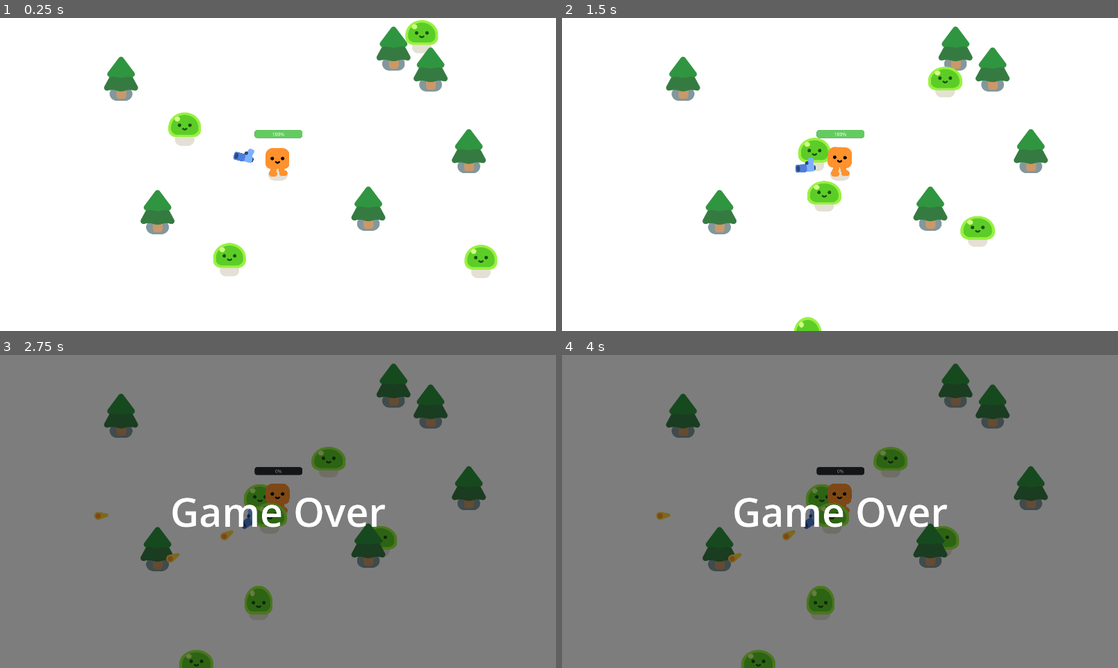
Above: before the commit, frames 1-4 (two rows, left to right).
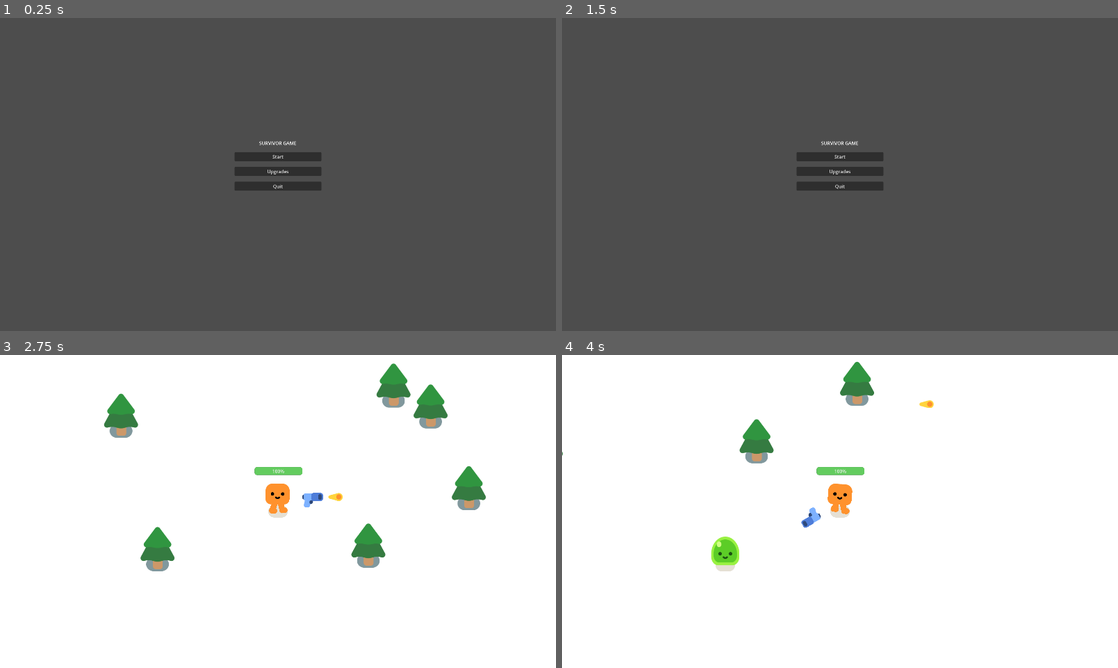
Above: after the commit, the same moments.

Repository: henr1quess/2d-project-assets
Game: Godot game, scene res://menu.tscn
The game is run twice, just before and just after one commit, with the same random seed, the same clock (stepped at 60 frames per second) and the same inputs. Before the commit the project starts from res://survivor_game.tscn.
Inputs (mouse positions are in pixels of both pictures, inside the frame that each line leads up to):
- Up to frame 1 (0.25 s): no input
- Up to frame 2 (1.5 s): click (840, 171) at 0.5 s, where only the run after the commit has a clickable "Upgrades"; click (840, 233) at 1.25 s, where only the run after the commit has a clickable "Voltar"
- Up to frame 3 (2.75 s): click (278, 492) at 2 s, where only the run after the commit has a clickable "Start"
- Up to frame 4 (4 s): hold D (move_right) 2.78-3.53 s; hold S (move_down) from 3.53 s (still down)

The runs differ from the first frame. In frame 1, 100% of the frame differs, in the area x 0-100%, y 0-100%; in frame 2, 100%; in frame 3, 99%; in frame 4, 99%.

Commit message:
Claude - menu upgrades, coin drops e retry button

Diff:
--- a/bullet.gd
+++ b/bullet.gd
@@ -5,6 +5,7 @@
 
 var direction: Vector2 = Vector2.RIGHT
 var start_position: Vector2
+var damage: int = 1
 
 func _ready() -> void:
 	direction = Vector2.RIGHT.rotated(global_rotation)
@@ -17,5 +18,5 @@
 
 func _on_body_entered(body: Node2D) -> void:
 	if body.has_method("take_damage"):
-		body.take_damage()
+		body.take_damage(damage)
 	queue_free()
--- /dev/null
+++ b/coin_pickup.gd
@@ -0,0 +1,9 @@
+extends Area2D
+
+@export var coin_value: int = 1
+
+
+func _on_body_entered(body: Node2D) -> void:
+	if body.name == "Player":
+		GameState.add_coins(coin_value)
+		queue_free()
--- /dev/null
+++ b/coin_pickup.tscn
@@ -0,0 +1,29 @@
+[gd_scene format=3 uid="uid://cr2n07heunk3a"]
+
+[ext_resource type="Script" uid="uid://bprihm81tk40f" path="res://coin_pickup.gd" id="1_coin"]
+[ext_resource type="Texture2D" uid="uid://bllqcqek8t8y3" path="res://coin/coin.png" id="2_f4i30"]
+
+[sub_resource type="ImageTexture" id="ImageTexture_gfo33"]
+
+[sub_resource type="CircleShape2D" id="CircleShape2D_coin"]
+radius = 20.0
+
+[node name="CoinPickup" type="Area2D" unique_id=70925400]
+scale = Vector2(2.4413955, 2.4413955)
+collision_layer = 0
+script = ExtResource("1_coin")
+
+[node name="Sprite2D" type="Sprite2D" parent="." unique_id=2000249829]
+position = Vector2(0.6, 0)
+scale = Vector2(-0.3, 0.3)
+texture = SubResource("ImageTexture_gfo33")
+
+[node name="Coin" type="Sprite2D" parent="Sprite2D" unique_id=261186129]
+position = Vector2(1.9999981, 2.3841858e-07)
+scale = Vector2(0.27018228, 0.27018228)
+texture = ExtResource("2_f4i30")
+
+[node name="CollisionShape2D" type="CollisionShape2D" parent="." unique_id=1251433249]
+shape = SubResource("CircleShape2D_coin")
+
+[connection signal="body_entered" from="." to="." method="_on_body_entered"]
--- /dev/null
+++ b/game_over.gd
@@ -0,0 +1,11 @@
+extends Control
+
+
+func _on_retry_button_pressed() -> void:
+	get_tree().paused = false
+	get_tree().change_scene_to_file("res://survivor_game.tscn")
+
+
+func _on_menu_button_pressed() -> void:
+	get_tree().paused = false
+	get_tree().change_scene_to_file("res://menu.tscn")
--- /dev/null
+++ b/game_over.tscn
@@ -0,0 +1,53 @@
+[gd_scene load_steps=2 format=3]
+
+[ext_resource type="Script" path="res://game_over.gd" id="1_gameover"]
+
+[node name="GameOver" type="Control"]
+layout_mode = 3
+anchors_preset = 15
+anchor_right = 1.0
+anchor_bottom = 1.0
+grow_horizontal = 2
+grow_vertical = 2
+process_mode = 3
+script = ExtResource("1_gameover")
+
+[node name="ColorRect" type="ColorRect" parent="."]
+layout_mode = 1
+anchors_preset = 15
+anchor_right = 1.0
+anchor_bottom = 1.0
+grow_horizontal = 2
+grow_vertical = 2
+color = Color(0, 0, 0, 0.5)
+
+[node name="VBoxContainer" type="VBoxContainer" parent="."]
+layout_mode = 1
+anchors_preset = 8
+anchor_left = 0.5
+anchor_top = 0.5
+anchor_right = 0.5
+anchor_bottom = 0.5
+offset_left = -150.0
+offset_top = -100.0
+offset_right = 150.0
+offset_bottom = 100.0
+grow_horizontal = 2
+grow_vertical = 2
+theme_override_constants/separation = 20
+
+[node name="Title" type="Label" parent="VBoxContainer"]
+layout_mode = 2
+text = "GAME OVER"
+horizontal_alignment = 1
+
+[node name="RetryButton" type="Button" parent="VBoxContainer"]
+layout_mode = 2
+text = "Retry"
+
+[node name="MenuButton" type="Button" parent="VBoxContainer"]
+layout_mode = 2
+text = "Back to Menu"
+
+[connection signal="pressed" from="VBoxContainer/RetryButton" to="." method="_on_retry_button_pressed"]
+[connection signal="pressed" from="VBoxContainer/MenuButton" to="." method="_on_menu_button_pressed"]
--- /dev/null
+++ b/game_state.gd
@@ -0,0 +1,138 @@
+extends Node
+
+# ── Dados persistentes ──
+var coins: int = 0
+var upgrade_damage_level: int = 0
+var upgrade_health_level: int = 0
+var revive_owned: bool = false
+
+# ── Constantes de upgrade ──
+const MAX_UPGRADE_LEVEL: int = 10
+
+const DAMAGE_BASE_COST: int = 20
+const DAMAGE_COST_INCREMENT: int = 10
+const DAMAGE_PER_LEVEL: int = 1
+
+const HEALTH_BASE_COST: int = 30
+const HEALTH_COST_INCREMENT: int = 15
+const HEALTH_BONUS_PER_LEVEL: float = 0.1
+
+const REVIVE_COST: int = 500
+
+# ── Caminho do save ──
+const SAVE_PATH: String = "user://save_data.json"
+
+
+func _ready() -> void:
+	load_game()
+
+
+# ── Custos ──
+
+func get_damage_cost() -> int:
+	return DAMAGE_BASE_COST + DAMAGE_COST_INCREMENT * upgrade_damage_level
+
+
+func get_health_cost() -> int:
+	return HEALTH_BASE_COST + HEALTH_COST_INCREMENT * upgrade_health_level
+
+
+func get_revive_cost() -> int:
+	return REVIVE_COST
+
+
+# ── Verificação de compra ──
+
+func can_buy_damage() -> bool:
+	return upgrade_damage_level < MAX_UPGRADE_LEVEL and coins >= get_damage_cost()
+
+
+func can_buy_health() -> bool:
+	return upgrade_health_level < MAX_UPGRADE_LEVEL and coins >= get_health_cost()
+
+
+func can_buy_revive() -> bool:
+	return not revive_owned and coins >= get_revive_cost()
+
+
+# ── Compra ──
+
+func buy_damage() -> bool:
+	if not can_buy_damage():
+		return false
+	coins -= get_damage_cost()
+	upgrade_damage_level += 1
+	save_game()
+	return true
+
+
+func buy_health() -> bool:
+	if not can_buy_health():
+		return false
+	coins -= get_health_cost()
+	upgrade_health_level += 1
+	save_game()
+	return true
+
+
+func buy_revive() -> bool:
+	if not can_buy_revive():
+		return false
+	coins -= get_revive_cost()
+	revive_owned = true
+	save_game()
+	return true
+
+
+# ── Cálculos de gameplay ──
+
+func get_bonus_damage() -> int:
+	return DAMAGE_PER_LEVEL * upgrade_damage_level
+
+
+func get_max_health(base_health: float) -> float:
+	return base_health * (1.0 + HEALTH_BONUS_PER_LEVEL * upgrade_health_level)
+
+
+# ── Save / Load ──
+
+func save_game() -> void:
+	var data := {
+		"coins": coins,
+		"upgrade_damage_level": upgrade_damage_level,
+		"upgrade_health_level": upgrade_health_level,
+		"revive_owned": revive_owned,
+	}
+	var json_string := JSON.stringify(data)
+	var file := FileAccess.open(SAVE_PATH, FileAccess.WRITE)
+	if file:
+		file.store_string(json_string)
+		file.close()
+
+
+func load_game() -> void:
+	if not FileAccess.file_exists(SAVE_PATH):
+		return
+	var file := FileAccess.open(SAVE_PATH, FileAccess.READ)
+	if not file:
+		return
+	var json_string := file.get_as_text()
+	file.close()
+
+	var json := JSON.new()
+	var error := json.parse(json_string)
+	if error != OK:
+		return
+
+	var data: Dictionary = json.data
+	coins = data.get("coins", 0)
+	upgrade_damage_level = data.get("upgrade_damage_level", 0)
+	upgrade_health_level = data.get("upgrade_health_level", 0)
+	revive_owned = data.get("revive_owned", false)
+
+
+# ── Adicionar moedas ──
+
+func add_coins(amount: int) -> void:
+	coins += amount
+	save_game()
--- a/gun.gd
+++ b/gun.gd
@@ -12,6 +12,10 @@
 	var new_bullet = BULLET.instantiate()
 	new_bullet.global_position = %ShootingPoint.global_position
 	new_bullet.global_rotation = %ShootingPoint.global_rotation
+	# Aplica dano do player (base + upgrade)
+	var player_node = get_parent()
+	if player_node.has_method("get_total_damage"):
+		new_bullet.damage = player_node.get_total_damage()
 	get_tree().current_scene.add_child(new_bullet)
 
 
--- /dev/null
+++ b/menu.gd
@@ -0,0 +1,13 @@
+extends Control
+
+
+func _on_start_button_pressed() -> void:
+	get_tree().change_scene_to_file("res://survivor_game.tscn")
+
+
+func _on_upgrades_button_pressed() -> void:
+	get_tree().change_scene_to_file("res://upgrades_menu.tscn")
+
+
+func _on_quit_button_pressed() -> void:
+	get_tree().quit()
--- /dev/null
+++ b/menu.tscn
@@ -0,0 +1,49 @@
+[gd_scene load_steps=2 format=3]
+
+[ext_resource type="Script" path="res://menu.gd" id="1_menu"]
+
+[node name="Menu" type="Control"]
+layout_mode = 3
+anchors_preset = 15
+anchor_right = 1.0
+anchor_bottom = 1.0
+grow_horizontal = 2
+grow_vertical = 2
+script = ExtResource("1_menu")
+
+[node name="VBoxContainer" type="VBoxContainer" parent="."]
+layout_mode = 1
+anchors_preset = 8
+anchor_left = 0.5
+anchor_top = 0.5
+anchor_right = 0.5
+anchor_bottom = 0.5
+offset_left = -150.0
+offset_top = -120.0
+offset_right = 150.0
+offset_bottom = 120.0
+grow_horizontal = 2
+grow_vertical = 2
+theme_override_constants/separation = 20
+
+[node name="Title" type="Label" parent="VBoxContainer"]
+layout_mode = 2
+text = "SURVIVOR GAME"
+horizontal_alignment = 1
+vertical_alignment = 1
+
+[node name="StartButton" type="Button" parent="VBoxContainer"]
+layout_mode = 2
+text = "Start"
+
+[node name="UpgradesButton" type="Button" parent="VBoxContainer"]
+layout_mode = 2
+text = "Upgrades"
+
+[node name="QuitButton" type="Button" parent="VBoxContainer"]
+layout_mode = 2
+text = "Quit"
+
+[connection signal="pressed" from="VBoxContainer/StartButton" to="." method="_on_start_button_pressed"]
+[connection signal="pressed" from="VBoxContainer/UpgradesButton" to="." method="_on_upgrades_button_pressed"]
+[connection signal="pressed" from="VBoxContainer/QuitButton" to="." method="_on_quit_button_pressed"]
--- a/mob.gd
+++ b/mob.gd
@@ -1,4 +1,6 @@
 extends CharacterBody2D
+
+const COIN_SCENE = preload("res://coin_pickup.tscn")
 
 var health = 3
 
@@ -12,13 +14,23 @@
 	velocity = direction * 200
 	move_and_slide()
 
-func take_damage():
-	health -= 1
+func take_damage(amount: int = 1):
+	health -= amount
 	%Slime.play_hurt()
 
-	if health == 0:
-		queue_free()
-		const SMOKE_SCENE = preload("res://smoke_explosion/smoke_explosion.tscn")
-		var smoke = SMOKE_SCENE.instantiate()
-		get_parent().add_child(smoke)
-		smoke.global_position = global_position
+	if health <= 0:
+		_die.call_deferred()
+
+func _die() -> void:
+	# Drop moeda
+	var coin = COIN_SCENE.instantiate()
+	coin.global_position = global_position
+	get_parent().add_child(coin)
+
+	# Efeito de morte
+	const SMOKE_SCENE = preload("res://smoke_explosion/smoke_explosion.tscn")
+	var smoke = SMOKE_SCENE.instantiate()
+	smoke.global_position = global_position
+	get_parent().add_child(smoke)
+
+	queue_free()
--- a/player.gd
+++ b/player.gd
@@ -2,14 +2,32 @@
 
 signal health_depleted
 
-const MAX_HEALTH: float = 100.0
-var health: float = MAX_HEALTH
+const BASE_MAX_HEALTH: float = 100.0
+const BASE_DAMAGE: int = 1
+const DAMAGE_RATE: float = 50.0
+const INVINCIBILITY_DURATION: float = 3.0
 
-const DAMAGE_RATE: float = 50.0
+var max_health: float = BASE_MAX_HEALTH
+var health: float = BASE_MAX_HEALTH
+var bonus_damage: int = 0
+
+# ── Revive (dados da run) ──
+var revive_used_this_run: bool = false
+var is_invincible: bool = false
+
+const EXPLOSION_SCENE = preload("res://revive_explosion.tscn")
+
 
 func _ready() -> void:
-	%ProgressBar.max_value = MAX_HEALTH
+	# Aplica upgrades do GameState
+	bonus_damage = GameState.get_bonus_damage()
+	max_health = GameState.get_max_health(BASE_MAX_HEALTH)
+	health = max_health
+
+	%ProgressBar.max_value = max_health
 	%ProgressBar.value = health
+	_update_coin_label()
+
 
 func _physics_process(delta: float) -> void:
 	var direction = Input.get_vector("move_left", "move_right", "move_up", "move_down")
@@ -21,12 +39,64 @@
 	else:
 		%HappyBoo.play_idle_animation()
 
-	var overlapping_mobs = %HurtBox.get_overlapping_bodies()
-	if overlapping_mobs.size() > 0:
-		health -= DAMAGE_RATE * overlapping_mobs.size() * delta
-		health = max(health, 0.0)
+	# Atualiza moedas na HUD
+	_update_coin_label()
 
+	# Dano dos mobs
+	if not is_invincible:
+		var overlapping_mobs = %HurtBox.get_overlapping_bodies()
+		if overlapping_mobs.size() > 0:
+			health -= DAMAGE_RATE * overlapping_mobs.size() * delta
+			health = max(health, 0.0)
+			%ProgressBar.value = health
+
+			if health <= 0.0:
+				_try_revive()
+
+
+func get_total_damage() -> int:
+	return BASE_DAMAGE + bonus_damage
+
+
+func _try_revive() -> void:
+	if GameState.revive_owned and not revive_used_this_run:
+		# Revive!
+		revive_used_this_run = true
+		health = max_health
 		%ProgressBar.value = health
 
-		if health <= 0.0:
-			health_depleted.emit()
+		# Invencibilidade temporária
+		is_invincible = true
+		_start_invincibility_timer()
+
+		# Explosão de revive
+		var explosion = EXPLOSION_SCENE.instantiate()
+		explosion.global_position = global_position
+		get_tree().current_scene.add_child(explosion)
+	else:
+		health_depleted.emit()
+
+
+func _start_invincibility_timer() -> void:
+	var timer = get_tree().create_timer(INVINCIBILITY_DURATION)
+	timer.timeout.connect(_on_invincibility_ended)
+
+	# Efeito visual: piscar durante invencibilidade
+	_blink_effect()
+
+
+func _on_invincibility_ended() -> void:
+	is_invincible = false
+	%HappyBoo.modulate.a = 1.0
+
+
+func _blink_effect() -> void:
+	while is_invincible:
+		%HappyBoo.modulate.a = 0.3
+		await get_tree().create_timer(0.15).timeout
+		%HappyBoo.modulate.a = 1.0
+		await get_tree().create_timer(0.15).timeout
+
+
+func _update_coin_label() -> void:
+	%CoinLabel.text = "Moedas: " + str(GameState.coins)
--- a/player.tscn
+++ b/player.tscn
@@ -57,3 +57,14 @@
 theme_override_styles/background = SubResource("StyleBoxFlat_i3pqv")
 theme_override_styles/fill = SubResource("StyleBoxFlat_hqtel")
 value = 100.0
+
+[node name="CoinHUD" type="CanvasLayer" parent="."]
+
+[node name="CoinLabel" type="Label" parent="CoinHUD"]
+unique_name_in_owner = true
+offset_left = 20.0
+offset_top = 20.0
+offset_right = 300.0
+offset_bottom = 60.0
+theme_override_font_sizes/font_size = 28
+text = "Moedas: 0"
--- a/project.godot
+++ b/project.godot
@@ -75,9 +75,13 @@
 [application]
 
 config/name="Your First 2D Game With Godot 4: START (GDQuest)"
-run/main_scene="uid://bvp0oy6d34s7n"
+run/main_scene="res://menu.tscn"
 config/features=PackedStringArray("4.6", "Forward Plus")
 config/icon="res://icon.png"
+
+[autoload]
+
+GameState="*res://game_state.gd"
 
 [display]
 
--- /dev/null
+++ b/revive_explosion.gd
@@ -0,0 +1,22 @@
+extends Area2D
+
+const REVIVE_DAMAGE: int = 5
+
+
+func _ready() -> void:
+	# Dá dano em todos os inimigos próximos
+	await get_tree().physics_frame
+	var bodies = get_overlapping_bodies()
+	for body in bodies:
+		if body.has_method("take_damage"):
+			body.take_damage(REVIVE_DAMAGE)
+
+	# Efeito visual (reutiliza o smoke_explosion)
+	const SMOKE_SCENE = preload("res://smoke_explosion/smoke_explosion.tscn")
+	var smoke = SMOKE_SCENE.instantiate()
+	smoke.global_position = global_position
+	get_parent().add_child(smoke)
+
+	# Remove após o frame
+	await get_tree().create_timer(0.1).timeout
+	queue_free()
--- /dev/null
+++ b/revive_explosion.tscn
@@ -0,0 +1,14 @@
+[gd_scene load_steps=3 format=3]
+
+[ext_resource type="Script" path="res://revive_explosion.gd" id="1_revive"]
+
+[sub_resource type="CircleShape2D" id="CircleShape2D_revive"]
+radius = 150.0
+
+[node name="ReviveExplosion" type="Area2D"]
+collision_layer = 0
+collision_mask = 2
+script = ExtResource("1_revive")
+
+[node name="CollisionShape2D" type="CollisionShape2D" parent="."]
+shape = SubResource("CircleShape2D_revive")
--- a/survivor_game.gd
+++ b/survivor_game.gd
@@ -1,6 +1,7 @@
 extends Node2D
 
 const MOB_SCENE: PackedScene = preload("res://mob.tscn")
+const GAME_OVER_SCENE: PackedScene = preload("res://game_over.tscn")
 
 @export var mobs_per_tick: int = 1
 
@@ -19,5 +20,8 @@
 
 
 func _on_player_health_depleted():
+	# Mostra tela de Game Over com botões
+	var game_over_ui = GAME_OVER_SCENE.instantiate()
+	%GameOverScreen.add_child(game_over_ui)
 	%GameOverScreen.visible = true
 	get_tree().paused = true
--- a/survivor_game.tscn
+++ b/survivor_game.tscn
@@ -4,7 +4,6 @@
 [ext_resource type="Script" uid="uid://oj7hj4kgw31t" path="res://survivor_game.gd" id="1_i54c3"]
 [ext_resource type="PackedScene" uid="uid://c1sx7bic4uhdj" path="res://player.tscn" id="1_wkcnj"]
 [ext_resource type="PackedScene" uid="uid://dq3r015sr1uql" path="res://pine_tree.tscn" id="2_8id3q"]
-[ext_resource type="PackedScene" uid="uid://y38gte5o0xf8" path="res://mob.tscn" id="3_kbdm8"]
 
 [sub_resource type="Curve2D" id="Curve2D_d0dif"]
 _data = {
@@ -54,18 +53,6 @@
 rotation = -0.002207502
 progress = 20.1
 
-[node name="Mob" parent="." unique_id=1578788416 instance=ExtResource("3_kbdm8")]
-position = Vector2(633, 430)
-
-[node name="Mob2" parent="." unique_id=2141968724 instance=ExtResource("3_kbdm8")]
-position = Vector2(1748, 926)
-
-[node name="Mob4" parent="." unique_id=1851684327 instance=ExtResource("3_kbdm8")]
-position = Vector2(1536, 96)
-
-[node name="Mob3" parent="." unique_id=161590253 instance=ExtResource("3_kbdm8")]
-position = Vector2(812, 943)
-
 [node name="Timer" type="Timer" parent="." unique_id=1174716252]
 unique_name_in_owner = true
 autostart = true
@@ -83,6 +70,7 @@
 color = Color(0, 0, 0, 0.50980395)
 
 [node name="Label" type="Label" parent="GameOverScreen/ColorRect" unique_id=1396218906]
+visible = false
 layout_mode = 1
 anchors_preset = 8
 anchor_left = 0.5
--- /dev/null
+++ b/upgrades_menu.gd
@@ -0,0 +1,59 @@
+extends Control
+
+
+func _ready() -> void:
+	_update_ui()
+
+
+func _update_ui() -> void:
+	# Moedas
+	%CoinsLabel.text = "Moedas: " + str(GameState.coins)
+
+	# Dano
+	if GameState.upgrade_damage_level >= GameState.MAX_UPGRADE_LEVEL:
+		%DamageLabel.text = "Dano: Nível " + str(GameState.upgrade_damage_level) + " (MAX)"
+		%DamageButton.text = "MAX"
+		%DamageButton.disabled = true
+	else:
+		%DamageLabel.text = "Dano: Nível " + str(GameState.upgrade_damage_level)
+		%DamageButton.text = "Comprar (" + str(GameState.get_damage_cost()) + " moedas)"
+		%DamageButton.disabled = not GameState.can_buy_damage()
+
+	# Vida
+	if GameState.upgrade_health_level >= GameState.MAX_UPGRADE_LEVEL:
+		%HealthLabel.text = "Vida: Nível " + str(GameState.upgrade_health_level) + " (MAX)"
+		%HealthButton.text = "MAX"
+		%HealthButton.disabled = true
+	else:
+		%HealthLabel.text = "Vida: Nível " + str(GameState.upgrade_health_level)
+		%HealthButton.text = "Comprar (" + str(GameState.get_health_cost()) + " moedas)"
+		%HealthButton.disabled = not GameState.can_buy_health()
+
+	# Revive
+	if GameState.revive_owned:
+		%ReviveLabel.text = "Revive: COMPRADO"
+		%ReviveButton.text = "Já possui"
+		%ReviveButton.disabled = true
+	else:
+		%ReviveLabel.text = "Revive: Não possui"
+		%ReviveButton.text = "Comprar (" + str(GameState.get_revive_cost()) + " moedas)"
+		%ReviveButton.disabled = not GameState.can_buy_revive()
+
+
+func _on_damage_button_pressed() -> void:
+	GameState.buy_damage()
+	_update_ui()
+
+
+func _on_health_button_pressed() -> void:
+	GameState.buy_health()
+	_update_ui()
+
+
+func _on_revive_button_pressed() -> void:
+	GameState.buy_revive()
+	_update_ui()
+
+
+func _on_back_button_pressed() -> void:
+	get_tree().change_scene_to_file("res://menu.tscn")
--- /dev/null
+++ b/upgrades_menu.tscn
@@ -0,0 +1,89 @@
+[gd_scene load_steps=2 format=3]
+
+[ext_resource type="Script" path="res://upgrades_menu.gd" id="1_upgrades"]
+
+[node name="UpgradesMenu" type="Control"]
+layout_mode = 3
+anchors_preset = 15
+anchor_right = 1.0
+anchor_bottom = 1.0
+grow_horizontal = 2
+grow_vertical = 2
+script = ExtResource("1_upgrades")
+
+[node name="VBoxContainer" type="VBoxContainer" parent="."]
+layout_mode = 1
+anchors_preset = 8
+anchor_left = 0.5
+anchor_top = 0.5
+anchor_right = 0.5
+anchor_bottom = 0.5
+offset_left = -200.0
+offset_top = -200.0
+offset_right = 200.0
+offset_bottom = 200.0
+grow_horizontal = 2
+grow_vertical = 2
+theme_override_constants/separation = 15
+
+[node name="Title" type="Label" parent="VBoxContainer"]
+layout_mode = 2
+text = "UPGRADES"
+horizontal_alignment = 1
+
+[node name="CoinsLabel" type="Label" parent="VBoxContainer"]
+unique_name_in_owner = true
+layout_mode = 2
+text = "Moedas: 0"
+horizontal_alignment = 1
+
+[node name="HSeparator" type="HSeparator" parent="VBoxContainer"]
+layout_mode = 2
+
+[node name="DamageLabel" type="Label" parent="VBoxContainer"]
+unique_name_in_owner = true
+layout_mode = 2
+text = "Dano: Nível 0"
+
+[node name="DamageButton" type="Button" parent="VBoxContainer"]
+unique_name_in_owner = true
+layout_mode = 2
+text = "Comprar (20 moedas)"
+
+[node name="HSeparator2" type="HSeparator" parent="VBoxContainer"]
+layout_mode = 2
+
+[node name="HealthLabel" type="Label" parent="VBoxContainer"]
+unique_name_in_owner = true
+layout_mode = 2
+text = "Vida: Nível 0"
+
+[node name="HealthButton" type="Button" parent="VBoxContainer"]
+unique_name_in_owner = true
+layout_mode = 2
+text = "Comprar (30 moedas)"
+
+[node name="HSeparator3" type="HSeparator" parent="VBoxContainer"]
+layout_mode = 2
+
+[node name="ReviveLabel" type="Label" parent="VBoxContainer"]
+unique_name_in_owner = true
+layout_mode = 2
+text = "Revive: Não possui"
+
+[node name="ReviveButton" type="Button" parent="VBoxContainer"]
+unique_name_in_owner = true
+layout_mode = 2
+text = "Comprar (500 moedas)"
+
+[node name="HSeparator4" type="HSeparator" parent="VBoxContainer"]
+layout_mode = 2
+
+[node name="BackButton" type="Button" parent="VBoxContainer"]
+layout_mode = 2
+text = "Voltar"
+
+[connection signal="pressed" from="VBoxContainer/DamageButton" to="." method="_on_damage_button_pressed"]
+[connection signal="pressed" from="VBoxContainer/HealthButton" to="." method="_on_health_button_pressed"]
+[connection signal="pressed" from="VBoxContainer/ReviveButton" to="." method="_on_revive_button_pressed"]
+[connection signal="pressed" from="VBoxContainer/BackButton" to="." method="_on_back_button_pressed"]
Binary file added: coin/coin.png
Not shown, added: coin/coin.png.import
Not shown, added: coin_pickup.gd.uid
Not shown, added: game_over.gd.uid
Not shown, added: game_state.gd.uid
Not shown, added: menu.gd.uid
Not shown, added: revive_explosion.gd.uid
Not shown, added: upgrades_menu.gd.uid
